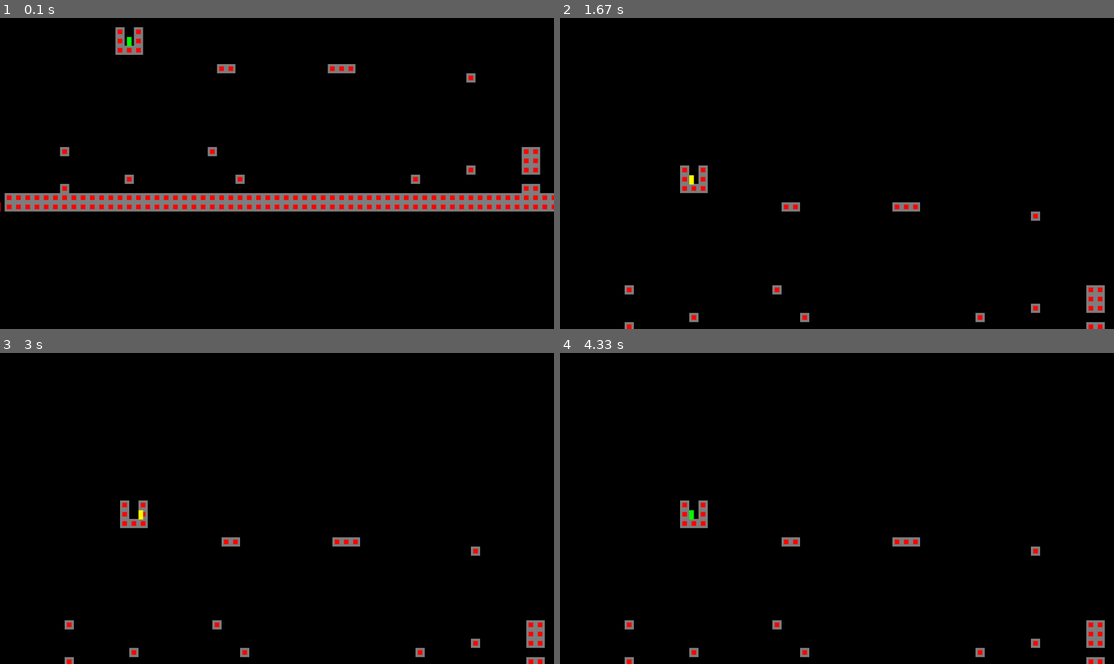
Above: before the commit, frames 1-4 (two rows, left to right).
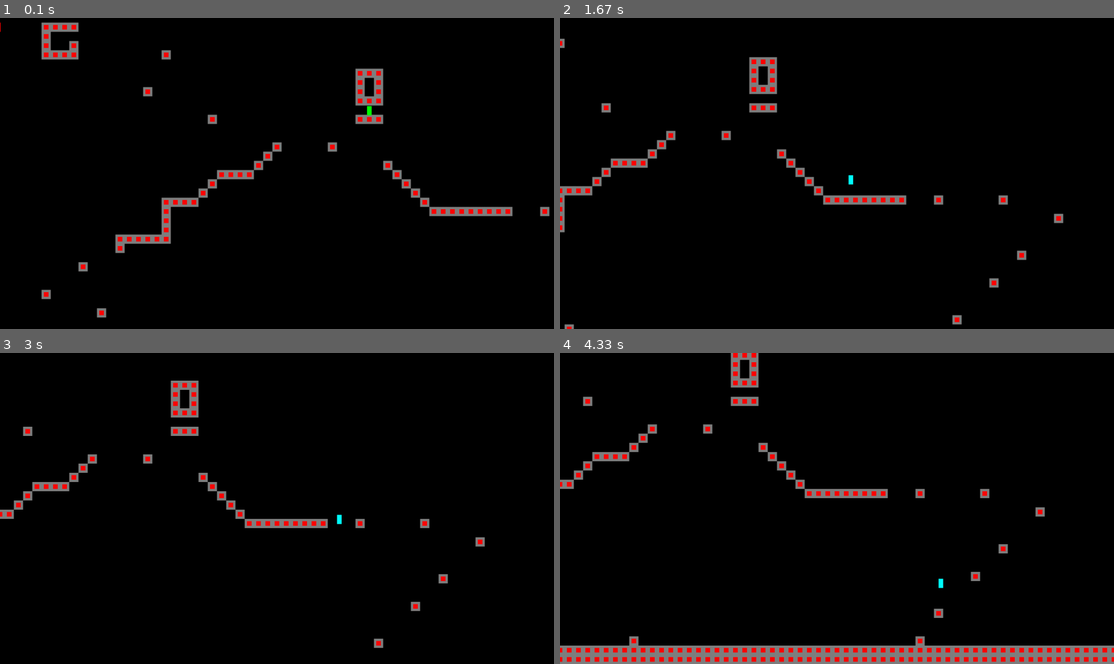
Above: after the commit, the same moments.

Repository: CocoMarck/Juego-cuadradoFeliz
Game: pygame game, started from cuadradoFeliz.py
Two runs of this game, one before a commit and one after it. Both use one fixed random seed, a clock stepped at 60 frames per second and the inputs below.
Inputs:
- Up to frame 1 (0.1 s): no input
- Up to frame 2 (1.67 s): hold Right 0.33-0.8 s; hold Right 0.83-1.3 s; hold Left from 1.33 s (still down)
- Up to frame 3 (3 s): release Left at 1.87 s; hold Left 1.9-2.3 s; hold Right 2.33-2.97 s
- Up to frame 4 (4.33 s): hold Left 3-3.47 s; hold Right 3.5-3.97 s; hold Right from 4 s (still down)

The runs differ from the first frame. In frame 1, 10% of the frame differs, in the area x 0-100%, y 1-97%; in frame 2, 4.1%; in frame 3, 3.7%; in frame 4, 9.3%.

Commit message:
Add files via upload

Diff:
--- a/cuadradoFeliz.py
+++ b/cuadradoFeliz.py
@@ -58,8 +58,13 @@
         self.pressed_jump =  pygame.K_SPACE
 
         # Iniciar o no el movimiento
+        # Si el not_move esta en false, entonces puede seguir.
+        # Si se pide unicamente una dirección (derecha/izquierda), puedes eguir
         self.moving = False
-        if self.not_move == False:
+        if (
+            self.not_move == False and
+            not (self.pressed_left == True and self.pressed_right == True)
+        ):
             if self.pressed_left:
                 self.moving = True
                 self.rect.x -= self.speed
@@ -279,26 +284,46 @@
         x_column = 0,
         y_column = 0,
         map_level = [
-            '.............p.p.................................................................',
-            '.............pjp.................................................................',
-            '.............ppp.................................................................',
-            '.................................................................................',
-            '........................pp..........ppp..........................................',
-            '...................................................p.............................',
+            '|....pppp.......................................................................|',
+            '.....p...........................................................................',
+            '.....p..p........................................................................',
+            '.....pppp.........p..............................................................',
+            '.................................................................................',
+            '.......................................ppp.......................................',
+            '.......................................p.p.......................................',
+            '................p......................p.p.......................................',
+            '.......................................ppp.......................................',
+            '........................................j........................................',
+            '.......................p...............ppp........................................',
+            '.................................................................................',
+            '.................................................................................',
+            '..............................p.....p............................................',
+            '.............................p...................................................',
+            '............................p.............p......................................',
+            '........................pppp...............p.....................................',
+            '.......................p....................p....................................',
+            '......................p......................p...................................',
+            '..................pppp........................p..................................',
+            '..................p............................ppppppppp...p......p..............',
+            '..................p..............................................................',
+            '..................p.....................................................p........',
+            '.............pppppp..............................................................',
+            '.............p...................................................................',
+            '.................................................................................',
+            '.........p..........................................................p............',
+            '.................................................................................',
+            '.................................................................................',
+            '.....p...........................................................p...............',
+            '.................................................................................',
+            '...........p.....................................................................',
             '.................................................................................',
             '.............................................................p...................',
-            '..............................................................p..................',
-            '.................................................................................',
-            '......................................................................p..........',
-            '.................................................................................',
-            '.................................................................................',
-            '.......p...............p.................................pp.........p........p...',
-            '.........................................................pp......................',
-            '...................................................p.....pp......................',
-            '..............p...........p..................p...................................',
-            '.......p.................................................pp.........p............',
-            '.ppppppppppppppppppppppppppppppppppppppppppppppppppppppppppppppppppppppppppppppp.',
-            '|ppppppppppppppppppppppppppppppppppppppppppppppppppppppppppppppppppppppppppppppp|',
+            '...................p.............................................................',
+            '.................................................................................',
+            '............................p..............................p.....................',
+            'ppppppppppppppppppppppppppppppppppppppppppppppppppppppppppppppppppppppppppppppppp',
+            'ppppppppppppppppppppppppppppppppppppppppppppppppppppppppppppppppppppppppppppppppp',
+            '|...............................................................................|',
         ],
     ):
         '''
